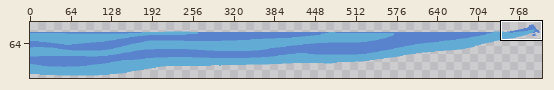
Two states of a pixel-art file, images/water/UboatWake4.aseprite. Above: a wide view before the commit, with the close-up outlined.
Close-up. Before the edit:
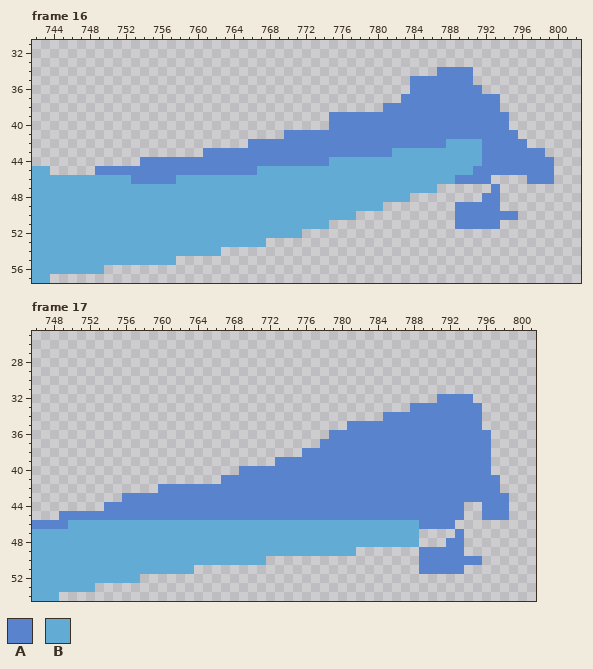
944x120 pixels, 30 frames. Shown: frame 16: x 742..802, y 31..57; frame 17: x 746..801, y 25..54. The wide view leaves out empty margins. The commit also changed other frames or places, which this record leaves out.
Visible layers, top first: "7 Attempt", "Bow Wave Top", "Blue Back 2".
Palette (. is transparent): A #5984cd  B #62abd4
Pixels before, frame 16, first column x 742:
34 .............................................AAAA.........
35 ..........................................AAAAAAA.........
36 ..........................................AAAAAAAA........
37 .........................................AAAAAAAAAAA......
38 .......................................AAAAAAAAAAAAA......
39 .................................AAAAAAAAAAAAAAAAAAAA.....
40 .................................AAAAAAAAAAAAAAAAAAAA.....
41 ............................AAAAAAAAAAAAAAAAAAAAAAAAAA....
42 ........................AAAAAAAAAAAAAAAAAAAAAABBBBAAAAA...
43 ...................AAAAAAAAAAAAAAAAAAAAABBBBBBBBBBAAAAAAA.
44 ............AAAAAAAAAAAAAAAAAAAAABBBBBBBBBBBBBBBBBAAAAAAAA
45 BB.....AAAAAAAAAAAAAAAAAABBBBBBBBBBBBBBBBBBBBBBBBAAAAAAAAA
46 BBBBBBBBBBBAAAAABBBBBBBBBBBBBBBBBBBBBBBBBBBBBBBAAAA....AAA
47 BBBBBBBBBBBBBBBBBBBBBBBBBBBBBBBBBBBBBBBBBBBBB......A......
48 BBBBBBBBBBBBBBBBBBBBBBBBBBBBBBBBBBBBBBBBBB........AA......
49 BBBBBBBBBBBBBBBBBBBBBBBBBBBBBBBBBBBBBBB........AAAAA......
50 BBBBBBBBBBBBBBBBBBBBBBBBBBBBBBBBBBBB...........AAAAAAA....
51 BBBBBBBBBBBBBBBBBBBBBBBBBBBBBBBBB..............AAAAA......
52 BBBBBBBBBBBBBBBBBBBBBBBBBBBBBB............................
53 BBBBBBBBBBBBBBBBBBBBBBBBBB................................
54 BBBBBBBBBBBBBBBBBBBBB.....................................
55 BBBBBBBBBBBBBBBB..........................................
56 BBBBBBBB..................................................
57 BB........................................................
Pixels before, frame 17, first column x 746:
32 .............................................AAAA....
33 ..........................................AAAAAAAA...
34 .......................................AAAAAAAAAAA...
35 ...................................AAAAAAAAAAAAAAA...
36 .................................AAAAAAAAAAAAAAAAAA..
37 ................................AAAAAAAAAAAAAAAAAAA..
38 ..............................AAAAAAAAAAAAAAAAAAAAA..
39 ...........................AAAAAAAAAAAAAAAAAAAAAAAA..
40 .......................AAAAAAAAAAAAAAAAAAAAAAAAAAAA..
41 .....................AAAAAAAAAAAAAAAAAAAAAAAAAAAAAAA.
42 ..............AAAAAAAAAAAAAAAAAAAAAAAAAAAAAAAAAAAAAA.
43 ..........AAAAAAAAAAAAAAAAAAAAAAAAAAAAAAAAAAAAAAAAAAA
44 ........AAAAAAAAAAAAAAAAAAAAAAAAAAAAAAAAAAAAAAAA..AAA
45 ...AAAAAAAAAAAAAAAAAAAAAAAAAAAAAAAAAAAAAAAAAAAAA..AAA
46 AAAABBBBBBBBBBBBBBBBBBBBBBBBBBBBBBBBBBBBBBBAAAA......
47 BBBBBBBBBBBBBBBBBBBBBBBBBBBBBBBBBBBBBBBBBBB....A.....
48 BBBBBBBBBBBBBBBBBBBBBBBBBBBBBBBBBBBBBBBBBBB...AA.....
49 BBBBBBBBBBBBBBBBBBBBBBBBBBBBBBBBBBBB.......AAAAA.....
50 BBBBBBBBBBBBBBBBBBBBBBBBBB.................AAAAAAA...
51 BBBBBBBBBBBBBBBBBB.........................AAAAA.....
52 BBBBBBBBBBBB.........................................
53 BBBBBBB..............................................
54 BBB..................................................
The same view after the edit:
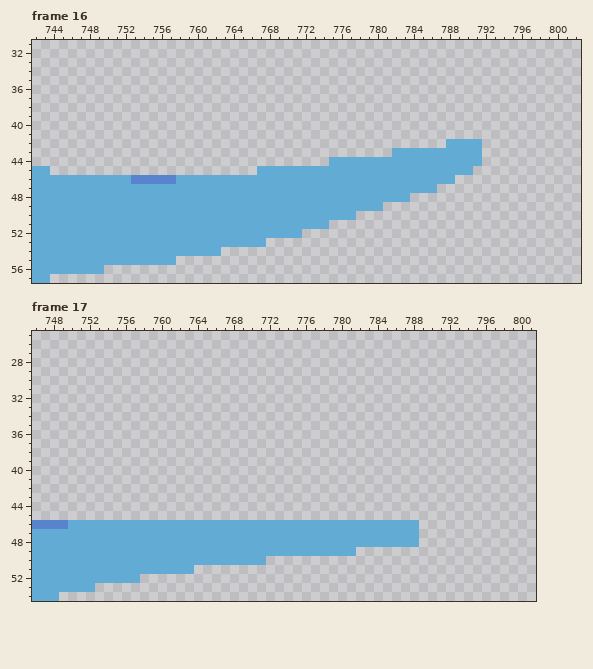
Edits made:
layer "Bow Wave Top" now hidden
Frame 16:
y 34: x 787..790 AAAA -> ....
y 35: x 784..790 AAAAAAA -> .......
y 36: x 784..791 AAAAAAAA -> ........
y 37: x 783..793 AAAAAAAAAAA -> ...........
y 38: x 781..793 AAAAAAAAAAAAA -> .............
y 39..40: x 775..794 AAAAAAAAAAAAAAAAAAAA -> ....................
y 41: x 770..795 AAAAAAAAAAAAAAAAAAAAAAAAAA -> ..........................
y 42: x 766..787 AAAAAAAAAAAAAAAAAAAAAA -> ......................; x 792..796 AAAAA -> .....
y 43: x 761..781 AAAAAAAAAAAAAAAAAAAAA -> .....................; x 792..798 AAAAAAA -> .......
y 44: x 754..774 AAAAAAAAAAAAAAAAAAAAA -> .....................; x 792..799 AAAAAAAA -> ........
y 45: x 749..766 AAAAAAAAAAAAAAAAAA -> ..................; x 791..799 AAAAAAAAA -> .........
y 46: x 789..792 AAAA -> ....; x 797..799 AAA -> ...
y 47: x 793 A -> .
y 48: x 792..793 AA -> ..
y 49: x 789..793 AAAAA -> .....
y 50: x 789..795 AAAAAAA -> .......
y 51: x 789..793 AAAAA -> .....
Frame 17:
y 32: x 791..794 AAAA -> ....
y 33: x 788..795 AAAAAAAA -> ........
y 34: x 785..795 AAAAAAAAAAA -> ...........
y 35: x 781..795 AAAAAAAAAAAAAAA -> ...............
y 36: x 779..796 AAAAAAAAAAAAAAAAAA -> ..................
y 37: x 778..796 AAAAAAAAAAAAAAAAAAA -> ...................
y 38: x 776..796 AAAAAAAAAAAAAAAAAAAAA -> .....................
y 39: x 773..796 AAAAAAAAAAAAAAAAAAAAAAAA -> ........................
y 40: x 769..796 AAAAAAAAAAAAAAAAAAAAAAAAAAAA -> ............................
y 41: x 767..797 AAAAAAAAAAAAAAAAAAAAAAAAAAAAAAA -> ...............................
y 42: x 760..797 AAAAAAAAAAAAAAAAAAAAAAAAAAAAAAAAAAAAAA -> ......................................
y 43: x 756..798 AAAAAAAAAAAAAAAAAAAAAAAAAAAAAAAAAAAAAAAAAAA -> ...........................................
y 44: x 754..793 AAAAAAAAAAAAAAAAAAAAAAAAAAAAAAAAAAAAAAAA -> ........................................; x 796..798 AAA -> ...
y 45: x 749..793 AAAAAAAAAAAAAAAAAAAAAAAAAAAAAAAAAAAAAAAAAAAAA -> .............................................; x 796..798 AAA -> ...
y 46: x 789..792 AAAA -> ....
y 47: x 793 A -> .
y 48: x 792..793 AA -> ..
y 49: x 789..793 AAAAA -> .....
y 50: x 789..795 AAAAAAA -> .......
y 51: x 789..793 AAAAA -> .....
